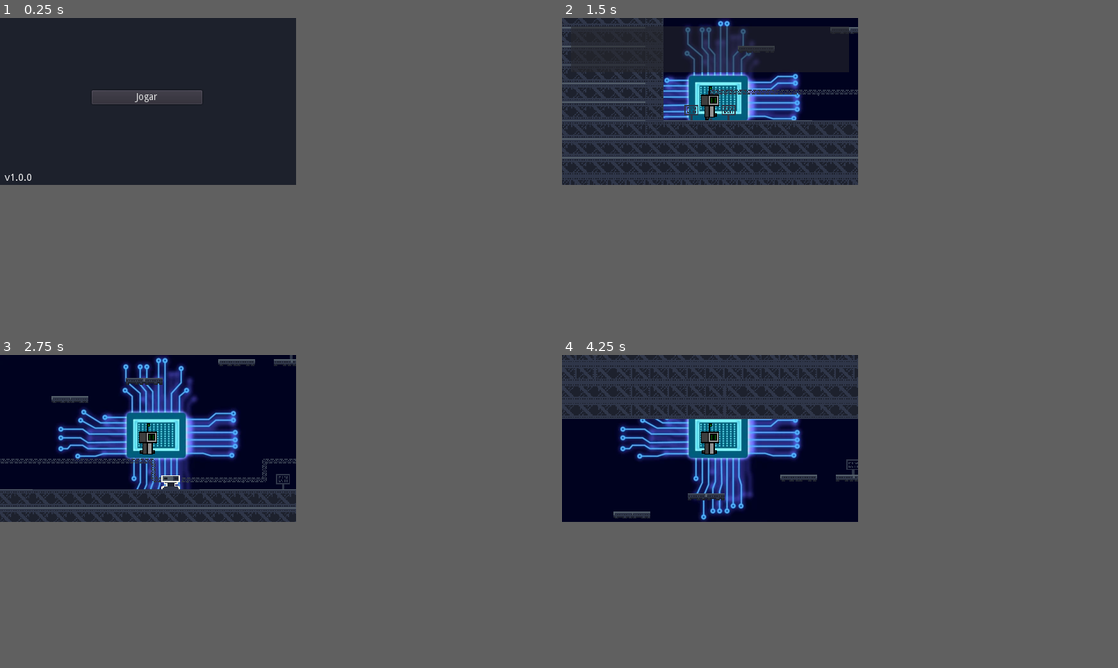
Above: before the commit, frames 1-4 (two rows, left to right).
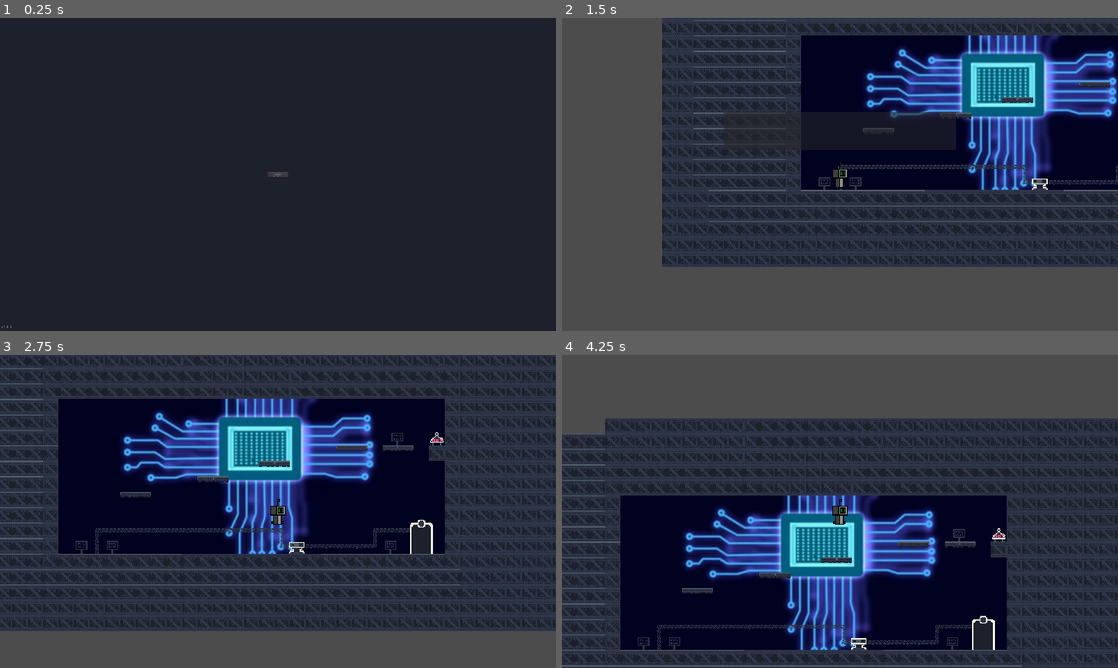
Above: after the commit, the same moments.

Repository: Raimdrs/Circuitron
Game: Godot game, scene res://scenes/ui/main_menu/main_menu.tscn
Same seed, same stepped clock (60 frames per second), same inputs: the game is played once before the commit and once after it.
Inputs:
- Up to frame 1 (0.25 s): no input
- Up to frame 2 (1.5 s): click "Jogar" at 0.5 s; tap Enter at 1.25 s; hold Right (ui_right) from 1.28 s (still down)
- Up to frame 3 (2.75 s): keep holding Right (ui_right); tap Up (ui_up) at 1.52, 2.27 s
- Up to frame 4 (4.25 s): release Right (ui_right) at 2.78 s; hold Left (ui_left) 2.78-3.53 s; hold Right (ui_right) from 3.53 s (still down); tap Up (ui_up) at 3.77 s
The window is 426x240 before the commit and 800x450 after it. Grey fills any space a smaller window leaves; there, only what the larger window draws over its background counts as a difference.

The runs differ from the first frame. In frame 1, 1.0% of the frame differs, in the area x 0-52%, y 23-100%; in frame 2, 67%; in frame 3, 71%; in frame 4, 78%, in the area x 0-100%, y 0-100%.
Error in both runs: Invalid set index 'visible' (on base: 'Node2D (dialog_text.gd)') with value of type 'Nil'. (res://scenes/dialog_text/dialog_text.gd:11)

Commit message:
fix: Corrige menu e resolução do jogo

Diff:
--- a/project.godot
+++ b/project.godot
@@ -88,8 +88,8 @@
 
 [display]
 
-window/size/width=426
-window/size/height=240
+window/size/width=1920
+window/size/height=1080
 window/size/fullscreen=true
 window/stretch/mode="2d"
 window/stretch/aspect="keep"
--- a/scenes/levels/level_1.tscn
+++ b/scenes/levels/level_1.tscn
@@ -16,6 +16,7 @@
 [node name="Level1" type="Node"]
 
 [node name="background" parent="." instance=ExtResource( 5 )]
+follow_viewport_enable = true
 
 [node name="TileMap" type="TileMap" parent="."]
 tile_set = ExtResource( 12 )
--- a/scenes/player/player.tscn
+++ b/scenes/player/player.tscn
@@ -58,7 +58,7 @@
 
 [node name="Camera2D" type="Camera2D" parent="."]
 current = true
-zoom = Vector2( 0.6, 0.6 )
+zoom = Vector2( 0.3, 0.3 )
 
 [node name="dialog" type="Position2D" parent="Camera2D"]
 position = Vector2( -120, -65 )
--- a/scenes/ui/main_menu/main_menu.tscn
+++ b/scenes/ui/main_menu/main_menu.tscn
@@ -3,45 +3,40 @@
 [ext_resource path="res://scenes/ui/main_menu/main_menu.gd" type="Script" id=1]
 [ext_resource path="res://assets/audio/music/menu_music.wav" type="AudioStream" id=2]
 
-[node name="main_menu" type="CanvasLayer"]
-
-[node name="_menu" type="Control" parent="."]
-margin_right = 40.0
-margin_bottom = 40.0
+[node name="_menu" type="Control"]
+anchor_right = 1.0
+anchor_bottom = 1.0
 script = ExtResource( 1 )
 
-[node name="MenuMusic" type="AudioStreamPlayer" parent="_menu"]
+[node name="MenuMusic" type="AudioStreamPlayer" parent="."]
 stream = ExtResource( 2 )
 volume_db = -25.0
 autoplay = true
 
-[node name="ColorRect" type="ColorRect" parent="_menu"]
-margin_right = 426.0
-margin_bottom = 240.0
+[node name="ColorRect" type="ColorRect" parent="."]
+anchor_right = 1.0
+anchor_bottom = 1.0
 color = Color( 0.113725, 0.129412, 0.172549, 1 )
 
-[node name="Label" type="Label" parent="_menu"]
-margin_left = 3.0
-margin_top = 223.0
-margin_right = 103.0
-margin_bottom = 243.0
+[node name="Label" type="Label" parent="."]
+anchor_top = 1.0
+anchor_bottom = 1.0
+margin_top = -20.0
+margin_right = 100.0
 text = " v1.0.0"
 
-[node name="VBoxContainer" type="VBoxContainer" parent="_menu"]
-margin_left = 132.0
-margin_top = 104.0
-margin_right = 291.0
-margin_bottom = 185.0
-__meta__ = {
-"_edit_use_anchors_": false
-}
-
-[node name="jogar" type="Button" parent="_menu/VBoxContainer"]
-margin_right = 159.0
-margin_bottom = 20.0
+[node name="jogar" type="Button" parent="."]
+anchor_left = 0.5
+anchor_top = 0.5
+anchor_right = 0.5
+anchor_bottom = 0.5
+margin_left = -35.0
+margin_top = -10.0
+margin_right = 35.0
+margin_bottom = 10.0
 text = "Jogar"
 
 [node name="Timer" type="Timer" parent="."]
 autostart = true
 
-[connection signal="pressed" from="_menu/VBoxContainer/jogar" to="_menu" method="_on_jogar_pressed"]
+[connection signal="pressed" from="jogar" to="." method="_on_jogar_pressed"]
